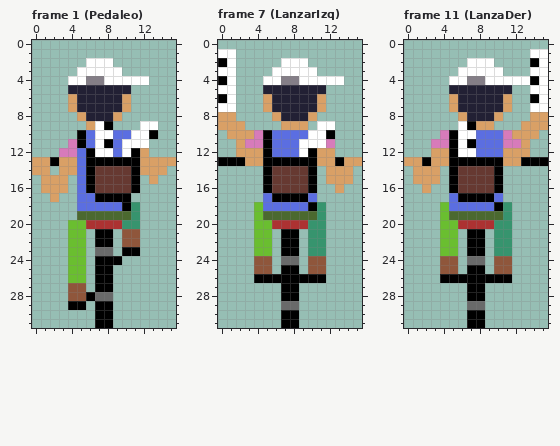
Edited in one commit: pixel-art file (src-assets/PaperBoy.aseprite). The picture above is the old version.
16x32 pixels, 12 frames. Shown: frame 1 (Pedaleo), frame 7 (LanzarIzq), frame 11 (LanzaDer). The commit also changed other frames, which this record leaves out.
And afterwards:
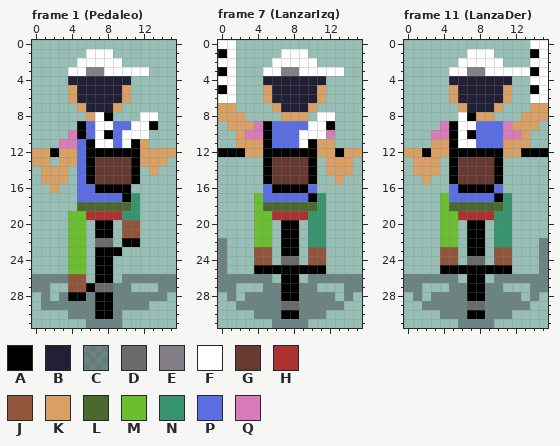
Palette (. is transparent): A #000000  B #222034  C #2a2b3566  D #696a6a  E #847e87  F #ffffff  G #663931  H #ac3232  J #8f563b  K #d9a066  L #4b692f  M #6abe30  N #37946e  P #5b6ee1  Q #d77bba
Diff:
layer "Sombra" added
--- frame 1 (Pedaleo)
@@ x 0..15 @@
  0 ................
- 1 ................
- 2 ......FFF.......
- 3 .....FFFFF......
- 4 ....FFEEFFFFF...
- 5 ....BBBBBBB.....
+ 1 ......FFF.......
+ 2 .....FFFFF......
+ 3 ....FFEEFFFFF...
+ 4 ....BBBBBBB.....
+ 5 ....KBBBBBK.....
  6 ....KBBBBBK.....
- 7 ....KBBBBBK.....
- 8 .....KBBBK......
- 9 ......KFA...FF..
-10 .....APFFPPFFA..
-11 ....QAPFAPFFF...
-12 ...QQPAFFPFAK...
-13 KKAKKPAAAAAAKKKK
-14 KK.KKPAGGGGAKKK.
-15 .KKK.PAGGGGA.K..
-16 .KKK.PAGGGGA....
-17 ..K..PPAAAA.....
-18 .....PPPPPAN....
-19 .....LLLLLLN....
-20 ....MMHHHHNN....
+ 7 .....KBBBK......
+ 8 ......KFA...FF..
+ 9 .....APFFPPFFA..
+10 ....QAPFAPFFF...
+11 ...QQPAFFPFAK...
+12 KKAKKPAAAAAAKKKK
+13 KK.KKPAGGGGAKKK.
+14 .KKK.PAGGGGA.K..
+15 .KKK.PAGGGGA....
+16 ..K..PPAAAA.....
+17 .....PPPPPAN....
+18 .....LLLLLLN....
+19 ....MMHHHHNN....
+20 ....MM.AA.JJ....
 21 ....MM.AA.JJ....
-22 ....MM.AA.JJ....
-23 ....MM.DD.AA....
-24 ....MM.AAA......
+22 ....MM.DD.AA....
+23 ....MM.AAA......
+24 ....MM.AA.......
 25 ....MM.AA.......
-26 ....MM.AA.......
-27 ....JJ.AA.......
-28 ....JJADD.......
-29 ....AA.AA.......
-30 .......AA.......
-31 .......AA.......
+26 CCCCJJ.AA.CCCCCC
+27 CC..JJADDCC...CC
+28 .C.CAACAACCCCCC.
+29 .CCCCCCAACCCC...
+30 ....CCCAAC......
+31 ......CCCC......
--- frame 7 (LanzarIzq)
@@ x 0..15 @@
- 0 ................
- 1 FF..............
- 2 AF.....FFF......
- 3 FF....FFFFF.....
- 4 AF...FFEEFFFFF..
- 5 FF...BBBBBBB....
- 6 AF...KBBBBBK....
- 7 FF...KBBBBBK....
- 8 KK....KBBBK.....
- 9 KKK....KKK.FF...
-10 .KKKQAPPPPFFA...
-11 ..KQQAPPPFFFQ...
-12 ..KKKAPPPFAKK...
-13 AAAKKAAAAAAKKAKK
+ 0 FF..............
+ 1 AF.....FFF......
+ 2 FF....FFFFF.....
+ 3 AF...FFEEFFFFF..
+ 4 FF...BBBBBBB....
+ 5 AF...KBBBBBK....
+ 6 FF...KBBBBBK....
+ 7 KK....KBBBK.....
+ 8 KKK....KKK.FF...
+ 9 .KKKQAPPPPFFA...
+10 ..KQQAPPPFFFQ...
+11 ..KKKAPPPFAKK...
+12 AAAKKAAAAAAKKAKK
+13 .....AGGGGA.KKK.
 14 .....AGGGGA.KKK.
-15 .....AGGGGA.KKK.
-16 .....AGGGGA..K..
-17 .....PAAAAP.....
-18 ....MPPPPPAN....
-19 ....MLLLLLLN....
-20 ....MMHHHHNN....
+15 .....AGGGGA..K..
+16 .....PAAAAP.....
+17 ....MPPPPPAN....
+18 ....MLLLLLLN....
+19 ....MMHHHHNN....
+20 ....MM.AA.NN....
 21 ....MM.AA.NN....
-22 ....MM.AA.NN....
-23 ....MM.AA.NN....
-24 ....JJ.DD.JJ....
-25 ....JJ.AA.JJ....
-26 ....AAAAAAAA....
-27 .......AA.......
-28 .......AA.......
-29 .......DD.......
-30 .......AA.......
-31 .......AA.......
+22 C...MM.AA.NN....
+23 C...JJ.AA.JJ....
+24 C...JJ.DD.JJ....
+25 C...AAAAAAAA....
+26 CCCCCC.AA.CCCCCC
+27 CC...CCAACC...CC
+28 .C.CCCCAACCCC.C.
+29 ..CCCCCDDCCCCC..
+30 ....CCCAACCC....
+31 ......CCCC......
--- frame 11 (LanzaDer)
@@ x 0..15 @@
- 0 ................
- 1 ..............FF
- 2 .......FFF....AF
- 3 ......FFFFF...FF
- 4 .....FFEEFFFFFAF
- 5 .....BBBBBBB..FF
- 6 .....KBBBBBK..AF
- 7 .....KBBBBBK..FF
- 8 ......KBBBK...KK
- 9 ......FAKK...KKK
-10 ....QAFFPPPQKKK.
-11 ...QQAFAPPPQQK..
-12 ...KKAFFPPPKKK..
-13 KKAKKAAAAAAKKAAA
+ 0 ..............FF
+ 1 .......FFF....AF
+ 2 ......FFFFF...FF
+ 3 .....FFEEFFFFFAF
+ 4 .....BBBBBBB..FF
+ 5 .....KBBBBBK..AF
+ 6 .....KBBBBBK..FF
+ 7 ......KBBBK...KK
+ 8 ......FAKK...KKK
+ 9 ....QAFFPPPQKKK.
+10 ...QQAFAPPPQQK..
+11 ...KKAFFPPPKKK..
+12 KKAKKAAAAAAKKAAA
+13 .KKK.AGGGGA.....
 14 .KKK.AGGGGA.....
-15 .KKK.AGGGGA.....
-16 ..K..AGGGGA.....
-17 .....PAAAAP.....
-18 ....MPPPPPAN....
-19 ....MLLLLLLN....
-20 ....MMHHHHNN....
+15 ..K..AGGGGA.....
+16 .....PAAAAP.....
+17 ....MPPPPPAN....
+18 ....MLLLLLLN....
+19 ....MMHHHHNN....
+20 ....MM.AA.NN....
 21 ....MM.AA.NN....
-22 ....MM.AA.NN....
-23 ....MM.AA.NN....
-24 ....JJ.DD.JJ....
-25 ....JJ.AA.JJ....
-26 ....AAAAAAAA....
-27 .......AA.......
-28 .......AA.......
-29 .......DD.......
-30 .......AA.......
-31 .......AA.......
+22 ....MM.AA.NN...C
+23 ....JJ.AA.JJ...C
+24 ....JJ.DD.JJ...C
+25 ....AAAAAAAA...C
+26 CCCCCC.AA.CCCCCC
+27 CC...CCAACC...CC
+28 .C.CCCCAACCCC.C.
+29 ..CCCCCDDCCCCC..
+30 ....CCCAACCC....
+31 ......CCCC......
Pixel boxes of the changes (left, top, right, bottom) in both pictures:
changed: (32, 49, 176, 328)
changed: (218, 40, 362, 328)
changed: (404, 40, 548, 328)
